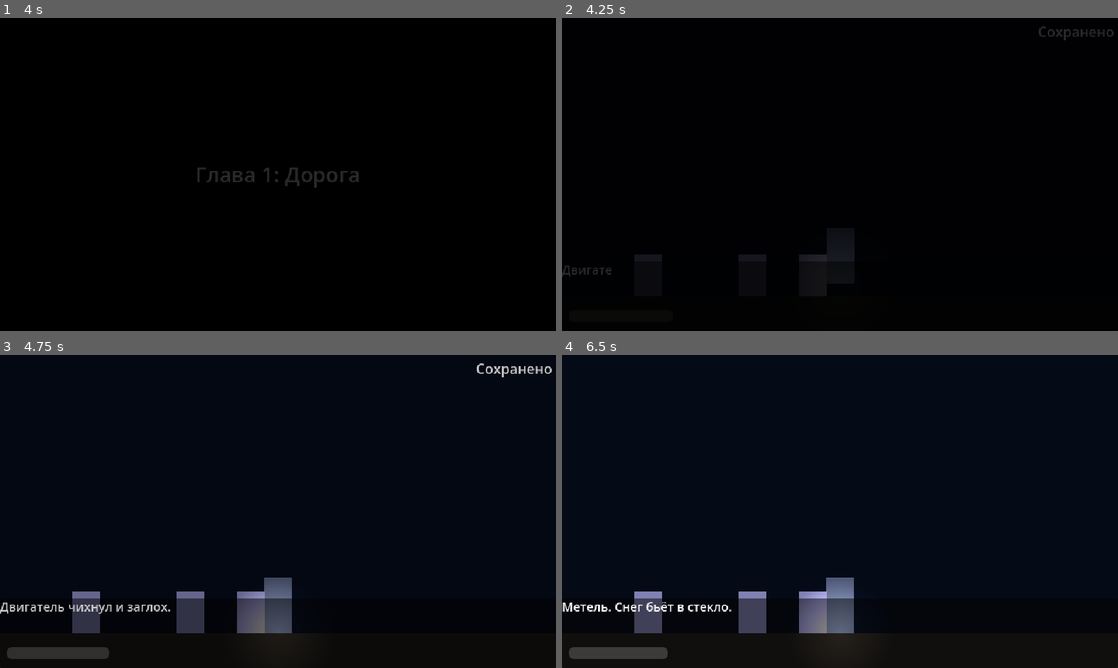
Above: before the commit, frames 1-4 (two rows, left to right).
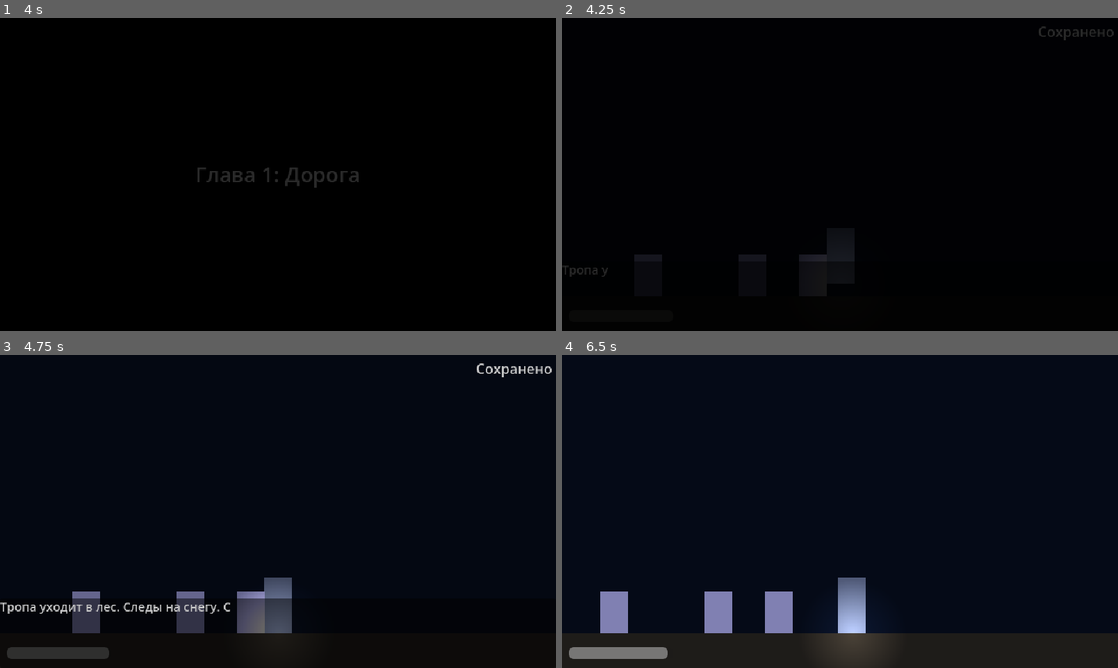
Above: after the commit, the same moments.

Repository: PNVDEVOPS/balagan_game
Game: Godot game, scene res://scenes/ui/main_menu.tscn
The game is run twice, just before and just after one commit, with the same random seed, the same clock (stepped at 60 frames per second) and the same inputs.
Inputs:
- Up to frame 1 (4 s): click "Новая игра" at 0.5 s; tap Enter at 1.25, 2.75 s; hold E (interact) 1.28-2.03 s; hold D (move_right) 1.28-2.78 s; tap Space (advance_dialogue) at 2, 2.1, 3.5 s; tap E (interact) at 2.3, 3.05, 3.6 s; hold A (move_left) 2.78-3.53 s; hold Q (hide) 2.78-3.53 s; hold D (move_right) from 3.53 s (still down)
- Up to frame 2 (4.25 s): keep holding D (move_right)
- Up to frame 3 (4.75 s): keep holding D (move_right); hold Shift (run) from 4.28 s (still down); tap E (interact) at 4.55 s
- Up to frame 4 (6.5 s): release D (move_right) at 5.03 s; release Shift (run) at 5.03 s; hold A (move_left) 5.03-5.78 s; tap E (interact) at 5.1, 6.05 s; tap Enter at 5.75 s; hold D (move_right) from 5.78 s (still down); hold Space (advance_dialogue) from 5.78 s (still down)

Frame 1 is identical in both runs. In frame 2, less than 0.1% of the frame differs, in the area x 0-9%, y 79-83%; in frame 3, 0.6%; in frame 4, 6.9%, in the area x 0-60%, y 71-100%.
Error in both runs: Invalid call. Nonexistent function 'set_facing' in base 'PointLight2D (flashlight.gd)'. (res://scripts/player/player.gd:22)

Commit message:
content: fix note keys kydaana/father in all room scripts, rewrite highway as forest path

Diff:
--- a/scripts/rooms/room_basement_logic.gd
+++ b/scripts/rooms/room_basement_logic.gd
@@ -1,4 +1,7 @@
 extends Node2D
+
+var _mirror_minigame_active: bool = false
+var _mirror_solved: bool = false
 
 func _ready() -> void:
 	if GameManager.artifacts_collected.has("earring"):
@@ -6,11 +9,18 @@
 			var n := get_node_or_null(node_name)
 			if n:
 				n.queue_free()
+		var door := get_node_or_null("DoorForestPath")
+		if door:
+			door.visible = true
+			door.set_deferred("monitoring", true)
 		return
 
 	var riddle := get_node_or_null("RiddleMirror")
 	if riddle:
-		riddle.examined.connect(func(): DialogueManager.start_dialogue("notes/riddle_mirror"))
+		riddle.examined.connect(func():
+			DialogueManager.start_dialogue("notes/riddle_mirror")
+			GameManager.mark_note_found("riddle_mirror")
+		)
 
 	var mirror := get_node_or_null("OldMirror")
 	if mirror:
@@ -24,19 +34,63 @@
 	if earring:
 		earring.picked_up.connect(func(_id): _on_earring_picked_up())
 
-	var note5 := get_node_or_null("NoteAiyyna5")
-	if note5:
-		note5.examined.connect(func(): DialogueManager.start_dialogue("notes/note_aiyyna_5"))
+	# Кыдаана note 5 — with fallback for old node name
+	var kydaana5 := get_node_or_null("NoteKydaana5")
+	if not kydaana5:
+		kydaana5 = get_node_or_null("NoteAiyyna5")
+	if kydaana5:
+		kydaana5.examined.connect(func():
+			DialogueManager.start_dialogue("notes/note_kydaana_5")
+			GameManager.mark_note_found("note_kydaana_5")
+		)
+
+	# Кыдаана note 4 (бык)
+	var kydaana4 := get_node_or_null("NoteKydaana4")
+	if kydaana4:
+		kydaana4.examined.connect(func():
+			DialogueManager.start_dialogue("notes/note_kydaana_4")
+			GameManager.mark_note_found("note_kydaana_4")
+		)
 
 func _on_mirror_examined() -> void:
-	var key := get_node_or_null("KeyPickable")
-	if key and not key.visible:
-		DialogueManager.show_text("", "Старое зеркало. В отражении — тот же подвал, но немного другой. За зеркалом что-то блестит.")
-		await DialogueManager.dialogue_finished
-		key.visible = true
-		key.set_deferred("monitoring", true)
-	else:
-		DialogueManager.show_text("", "В отражении видишь себя. Позади — тень, которой нет.")
+	if _mirror_minigame_active:
+		return
+	if _mirror_solved:
+		DialogueManager.show_text("", "Зеркало собрано. Ты помнишь — третья доска от окна, где сучок звездой.")
+		return
+	DialogueManager.start_dialogue("notes/riddle_mirror")
+	await DialogueManager.dialogue_finished
+	_launch_mirror_minigame()
+
+func _launch_mirror_minigame() -> void:
+	_mirror_minigame_active = true
+	var player := get_tree().get_first_node_in_group("player")
+	if player and player.has_method("freeze"):
+		player.freeze()
+	var scene := preload("res://scenes/minigames/minigame_mirror.tscn")
+	var mg: MinigameMirror = scene.instantiate()
+	get_tree().current_scene.add_child(mg)
+	mg.minigame_completed.connect(_on_mirror_solved_signal)
+	mg.minigame_cancelled.connect(_on_mirror_cancelled)
+
+func _on_mirror_solved_signal(_id: String) -> void:
+	_mirror_minigame_active = false
+	_mirror_solved = true
+	var player := get_tree().get_first_node_in_group("player")
+	if player and player.has_method("unfreeze"):
+		player.unfreeze()
+	DialogueManager.show_text("", "Зеркало собралось. В нём — отражение другого подвала. Там, где сучок в доске похож на звезду, что-то спрятано.")
+	await DialogueManager.dialogue_finished
+	var floorboard := get_node_or_null("SecretFloorboard")
+	if floorboard:
+		floorboard.visible = true
+		floorboard.set_deferred("monitoring", true)
+
+func _on_mirror_cancelled() -> void:
+	_mirror_minigame_active = false
+	var player := get_tree().get_first_node_in_group("player")
+	if player and player.has_method("unfreeze"):
+		player.unfreeze()
 
 func _on_chest_used() -> void:
 	var earring := get_node_or_null("EarringPickable")
@@ -46,7 +100,14 @@
 
 func _on_earring_picked_up() -> void:
 	GameManager.collect_artifact("earring")
+	_unlock_forest_path()
 	_trigger_flashback()
+
+func _unlock_forest_path() -> void:
+	var door := get_node_or_null("DoorForestPath")
+	if door:
+		door.visible = true
+		door.set_deferred("monitoring", true)
 
 func _trigger_flashback() -> void:
 	var player := get_tree().get_first_node_in_group("player")
--- a/scripts/rooms/room_bedroom_logic.gd
+++ b/scripts/rooms/room_bedroom_logic.gd
@@ -1,4 +1,6 @@
 extends Node2D
+
+var _cradle_minigame_active: bool = false
 
 func _ready() -> void:
 	if GameManager.artifacts_collected.has("doll"):
@@ -8,13 +10,22 @@
 				n.queue_free()
 		return
 
-	var riddle := get_node_or_null("RiddleBishik")
+	# Cradle riddle note
+	var riddle := get_node_or_null("RiddleCradle")
+	if not riddle:
+		riddle = get_node_or_null("RiddleBishik")
 	if riddle:
-		riddle.examined.connect(func(): DialogueManager.start_dialogue("notes/riddle_bishik"))
+		riddle.examined.connect(func():
+			DialogueManager.start_dialogue("notes/riddle_cradle")
+			GameManager.mark_note_found("riddle_cradle")
+		)
 
-	var bishik := get_node_or_null("Bishik")
-	if bishik:
-		bishik.examined.connect(_on_bishik_examined)
+	# Cradle interaction — launches minigame
+	var cradle := get_node_or_null("Cradle")
+	if not cradle:
+		cradle = get_node_or_null("Bishik")
+	if cradle:
+		cradle.examined.connect(_on_cradle_examined)
 
 	var chest := get_node_or_null("ChestDoll")
 	if chest:
@@ -24,22 +35,69 @@
 	if doll:
 		doll.picked_up.connect(func(_id): _on_doll_picked_up())
 
-	for note_data in [["NoteMother1", "notes/note_mother_1"], ["NoteMother2", "notes/note_mother_2"],
-			["NoteMother3", "notes/note_mother_3"], ["NoteAiyyna3", "notes/note_aiyyna_3"]]:
+	# Mother diary notes (4 entries)
+	for note_data: Array in [
+			["NoteMother1", "notes/note_mother_1", "note_mother_1"],
+			["NoteMother2", "notes/note_mother_2", "note_mother_2"],
+			["NoteMother3", "notes/note_mother_3", "note_mother_3"],
+			["NoteMother4", "notes/note_mother_4", "note_mother_4"]]:
 		var note := get_node_or_null(note_data[0])
 		var key: String = note_data[1]
+		var note_id: String = note_data[2]
 		if note:
-			note.examined.connect(func(): DialogueManager.start_dialogue(key))
+			note.examined.connect(func():
+				DialogueManager.start_dialogue(key)
+				GameManager.mark_note_found(note_id)
+			)
 
-func _on_bishik_examined() -> void:
+	# Кыдаана note 3 — with fallback for old node name
+	var kydaana3 := get_node_or_null("NoteKydaana3")
+	if not kydaana3:
+		kydaana3 = get_node_or_null("NoteAiyyna3")
+	if kydaana3:
+		kydaana3.examined.connect(func():
+			DialogueManager.start_dialogue("notes/note_kydaana_3")
+			GameManager.mark_note_found("note_kydaana_3")
+		)
+
+func _on_cradle_examined() -> void:
+	if _cradle_minigame_active:
+		return
+	DialogueManager.show_text("", "Загадка нацарапана над колыбелью.")
+	await DialogueManager.dialogue_finished
+	DialogueManager.start_dialogue("notes/riddle_cradle")
+	await DialogueManager.dialogue_finished
+	_launch_cradle_minigame()
+
+func _launch_cradle_minigame() -> void:
+	_cradle_minigame_active = true
+	var player := get_tree().get_first_node_in_group("player")
+	if player and player.has_method("freeze"):
+		player.freeze()
+
+	var scene := preload("res://scenes/minigames/minigame_cradle.tscn")
+	var mg: MinigameCradle = scene.instantiate()
+	get_tree().current_scene.add_child(mg)
+	mg.minigame_completed.connect(_on_cradle_solved)
+	mg.minigame_cancelled.connect(_on_cradle_cancelled)
+
+func _on_cradle_solved(_id: String) -> void:
+	_cradle_minigame_active = false
+	var player := get_tree().get_first_node_in_group("player")
+	if player and player.has_method("unfreeze"):
+		player.unfreeze()
+	DialogueManager.show_text("", "Колыбель качнулась сама. Тихий звук — будто кто-то напевает. Под подушкой что-то блеснуло.")
+	await DialogueManager.dialogue_finished
 	var key := get_node_or_null("KeyPickable")
-	if key and not key.visible:
-		DialogueManager.show_text("", "Пустая колыбель. Под покрывалом — что-то твёрдое.")
-		await DialogueManager.dialogue_finished
+	if key:
 		key.visible = true
 		key.set_deferred("monitoring", true)
-	else:
-		DialogueManager.show_text("", "Колыбель качается сама. Без ребёнка. Без матери.")
+
+func _on_cradle_cancelled() -> void:
+	_cradle_minigame_active = false
+	var player := get_tree().get_first_node_in_group("player")
+	if player and player.has_method("unfreeze"):
+		player.unfreeze()
 
 func _on_chest_used() -> void:
 	var doll := get_node_or_null("DollPickable")
--- a/scripts/rooms/room_entrance_logic.gd
+++ /dev/null
@@ -1,20 +0,0 @@
-extends Node2D
-
-const LOOP_MESSAGES: Array[String] = [
-	"Дверь не поддаётся... Снаружи воет метель.",
-	"Дверь не поддаётся. Снаружи — тишина. Метель стихла?",
-	"Дверь заперта. На внешней стороне — что-то царапает.",
-	"Дверь заперта. За ней — свет. Нужно закончить то, что начато."
-]
-
-func _ready() -> void:
-	var door := get_node_or_null("DoorOutside")
-	if door:
-		var idx := clampi(GameManager.loop_state, 0, LOOP_MESSAGES.size() - 1)
-		door.lock_message = LOOP_MESSAGES[idx]
-	_apply_loop_visuals()
-
-func _apply_loop_visuals() -> void:
-	var scratch := get_node_or_null("LoopScratchMarks")
-	if scratch:
-		scratch.visible = GameManager.loop_state >= 2
--- a/scripts/rooms/room_forest_logic.gd
+++ b/scripts/rooms/room_forest_logic.gd
@@ -15,12 +15,38 @@
 	if murder:
 		murder.examined.connect(_on_murder_site_examined)
 
-	for note_data in [["NoteFatherLast", "notes/note_father_last"],
-			["NoteAiyyna2", "notes/note_aiyyna_2"]]:
-		var note := get_node_or_null(note_data[0])
-		var key: String = note_data[1]
-		if note:
-			note.examined.connect(func(): DialogueManager.start_dialogue(key))
+	# Кыдаана note 2 — with fallback for old node name
+	var kydaana2 := get_node_or_null("NoteKydaana2")
+	if not kydaana2:
+		kydaana2 = get_node_or_null("NoteAiyyna2")
+	if kydaana2:
+		kydaana2.examined.connect(func():
+			DialogueManager.start_dialogue("notes/note_kydaana_2")
+			GameManager.mark_note_found("note_kydaana_2")
+		)
+
+	# Father's last note (note_father_4)
+	var father_last := get_node_or_null("NoteFatherLast")
+	if father_last:
+		father_last.examined.connect(func():
+			DialogueManager.start_dialogue("notes/note_father_4")
+			GameManager.mark_note_found("note_father_4")
+		)
+
+	# Old NoteForestFather also maps to father notes
+	var forest_father := get_node_or_null("NoteForestFather")
+	if forest_father:
+		forest_father.examined.connect(func():
+			DialogueManager.start_dialogue("notes/note_father_3")
+			GameManager.mark_note_found("note_father_3")
+		)
+
+	var env2 := get_node_or_null("NoteEnv2")
+	if env2:
+		env2.examined.connect(func():
+			DialogueManager.start_dialogue("notes/note_env_2")
+			GameManager.mark_note_found("note_env_2")
+		)
 
 func _on_murder_site_examined() -> void:
 	DialogueManager.show_text("", "Примятая трава. Старые следы борьбы. Снег здесь давно покраснел и стал чёрным.")
@@ -39,7 +65,7 @@
 	if laika:
 		laika.appear()
 
-	DialogueManager.show_text("", "Лайка... Она здесь? Откуда?")
+	DialogueManager.show_text("", "Наайда... Она здесь? Откуда?")
 	await DialogueManager.dialogue_finished
 
 	if laika and is_instance_valid(laika):
--- a/scripts/rooms/room_highway_logic.gd
+++ b/scripts/rooms/room_highway_logic.gd
@@ -1,23 +1,31 @@
 extends Node2D
 
-var _intro_shown: bool = false
+static var _intro_shown: bool = false
 
 func _ready() -> void:
 	var zone := get_node_or_null("TriggerZone")
 	if zone:
 		zone.body_entered.connect(_on_zone_entered)
+
 	if not _intro_shown:
 		_intro_shown = true
 		await get_tree().process_frame
 		await get_tree().process_frame
-		DialogueManager.start_dialogue("highway_arrival")
+		DialogueManager.show_text("", "Тропа уходит в лес. Следы на снегу. Старые — но чьи?")
 
-	for note_data in [["NoteFather1", "notes/note_father_1"], ["NoteFather2", "notes/note_father_2"],
-			["NoteFather3", "notes/note_father_3"]]:
+	for note_data: Array in [
+			["NoteFather1", "notes/note_father_1", "note_father_1"],
+			["NoteFather2", "notes/note_father_2", "note_father_2"],
+			["NoteFather3", "notes/note_father_3", "note_father_3"],
+			["NoteEnv3",    "notes/note_env_3",    "note_env_3"]]:
 		var note := get_node_or_null(note_data[0])
 		var key: String = note_data[1]
+		var note_id: String = note_data[2]
 		if note:
-			note.examined.connect(func(): DialogueManager.start_dialogue(key))
+			note.examined.connect(func():
+				DialogueManager.start_dialogue(key)
+				GameManager.mark_note_found(note_id)
+			)
 
 func _on_zone_entered(body: Node2D) -> void:
 	if body.is_in_group("player"):
--- a/scripts/rooms/room_main_hall_logic.gd
+++ b/scripts/rooms/room_main_hall_logic.gd
@@ -57,9 +57,29 @@
 	if poem:
 		poem.examined.connect(func(): DialogueManager.start_dialogue("notes/poem_ritual"))
 
-	var note1 := get_node_or_null("NoteAiyyna1")
+	# Кыдаана note 1 — with fallback for old scene node name
+	var note1 := get_node_or_null("NoteKydaana1")
+	if not note1:
+		note1 = get_node_or_null("NoteAiyyna1")
 	if note1:
-		note1.examined.connect(func(): DialogueManager.start_dialogue("notes/note_aiyyna_1"))
+		note1.examined.connect(func():
+			DialogueManager.start_dialogue("notes/note_kydaana_1")
+			GameManager.mark_note_found("note_kydaana_1")
+		)
+
+	# Env notes
+	for note_data: Array in [
+			["NoteEnv1", "notes/note_env_1", "note_env_1"],
+			["NoteEnv4", "notes/note_env_4", "note_env_4"],
+			["NoteEnv5", "notes/note_env_5", "note_env_5"]]:
+		var note := get_node_or_null(note_data[0])
+		var key: String = note_data[1]
+		var note_id: String = note_data[2]
+		if note:
+			note.examined.connect(func():
+				DialogueManager.start_dialogue(key)
+				GameManager.mark_note_found(note_id)
+			)
 
 func _all_artifacts_collected() -> bool:
 	for id in ["amulet", "doll", "earring"]:
--- a/scripts/rooms/room_storage_logic.gd
+++ /dev/null
@@ -1,6 +0,0 @@
-extends Node2D
-
-func _ready() -> void:
-	var note4 := get_node_or_null("NoteAiyyna4")
-	if note4:
-		note4.examined.connect(func(): DialogueManager.start_dialogue("notes/note_aiyyna_4"))
Not shown, added: scripts/rooms/room_forest_logic.gd.uid
Not shown, added: scripts/rooms/room_highway_logic.gd.uid
Not shown, added: scripts/rooms/room_main_hall_logic.gd.uid
